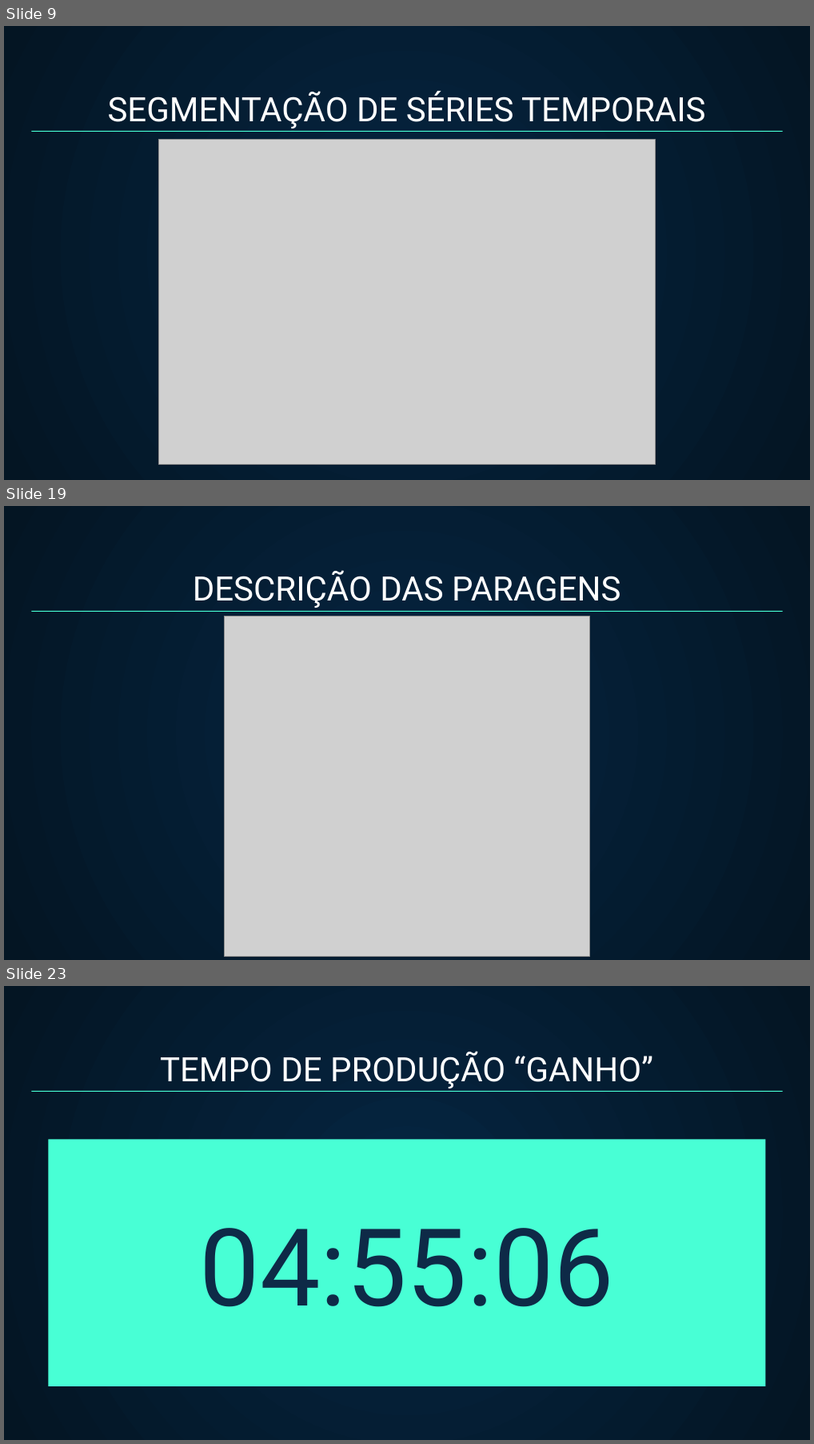
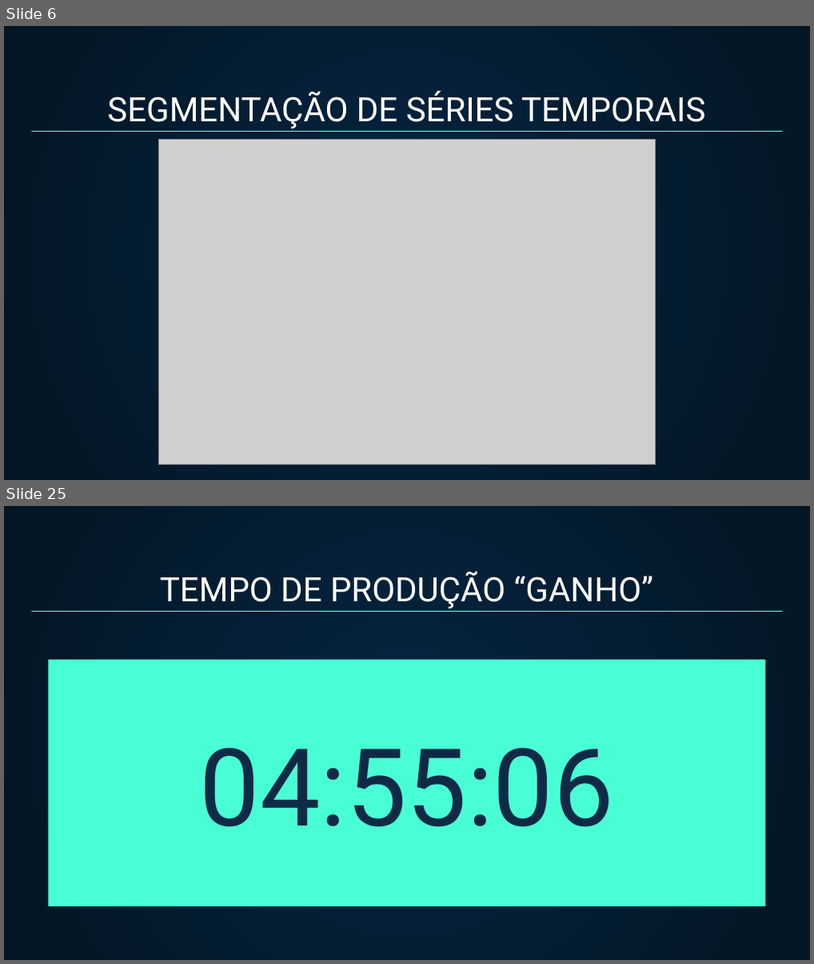
Before and after one commit to DanielCoelho112/master_thesis_document, a slide deck: defesa_tese/presentation.pptx. Shown one above the other, each under a label of ours: slides 9, 19 and 23 before the commit, slides 6 and 25 after it; the slides between them are not shown. The pictures are 814x1444 and 814x964 pixels, drawn with LibreOffice and Linux fonts; fonts in the diff are those of the drawing; grey boxes stand for pictures. Boxes give left, top, right and bottom in pixels: in the first picture for what was removed or moved away, otherwise in the second. Text is boxed around its words. In the diff, an @@ line names an element or a change of style, - is before the commit and + after.

```diff
--- a/defesa_tese/presentation.pptx
+++ b/defesa_tese/presentation.pptx
@@ slide 19 removed at [4, 506, 810, 960], background gradient #052643 to #041523 @@
@@ text removed at [193, 570, 621, 608] @@
-DESCRIÇÃO DAS PARAGENS
@@ freeform shape removed at [31, 611, 783, 611] @@
@@ picture removed at [224, 616, 590, 956] @@
@@ what was slide 9 is now slide 6 @@
@@ what was slide 23 is now slide 25 @@
```
Also in this commit, not shown: 13 slides changed, 8 slides added, 4 other slides removed, 2 other files.
